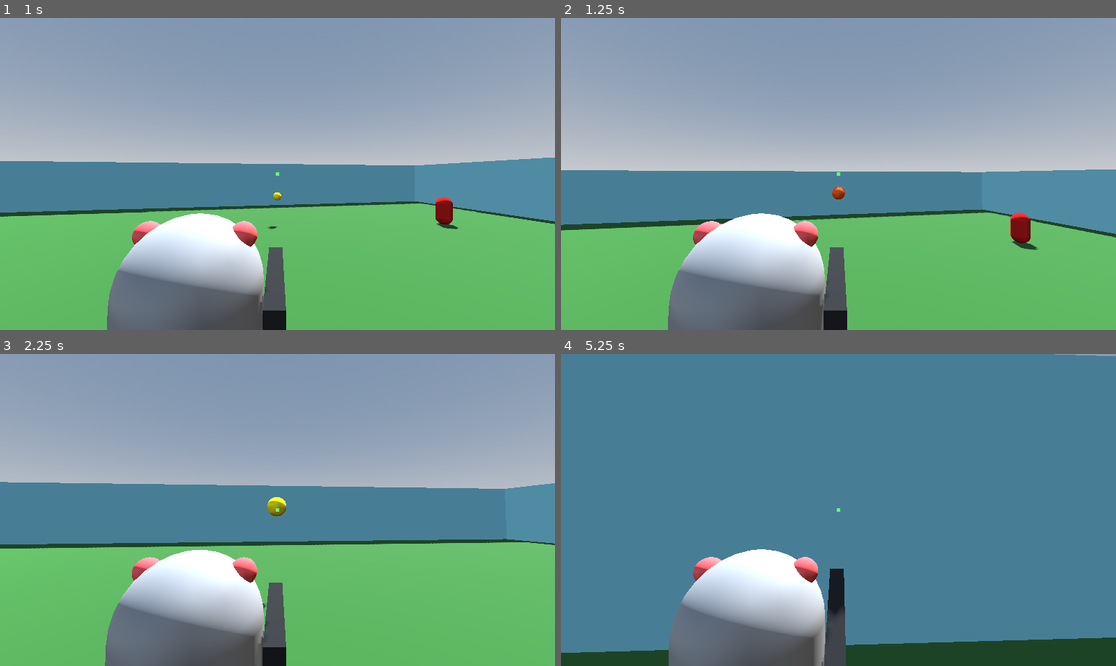
Above: before the commit, frames 1-4 (two rows, left to right).
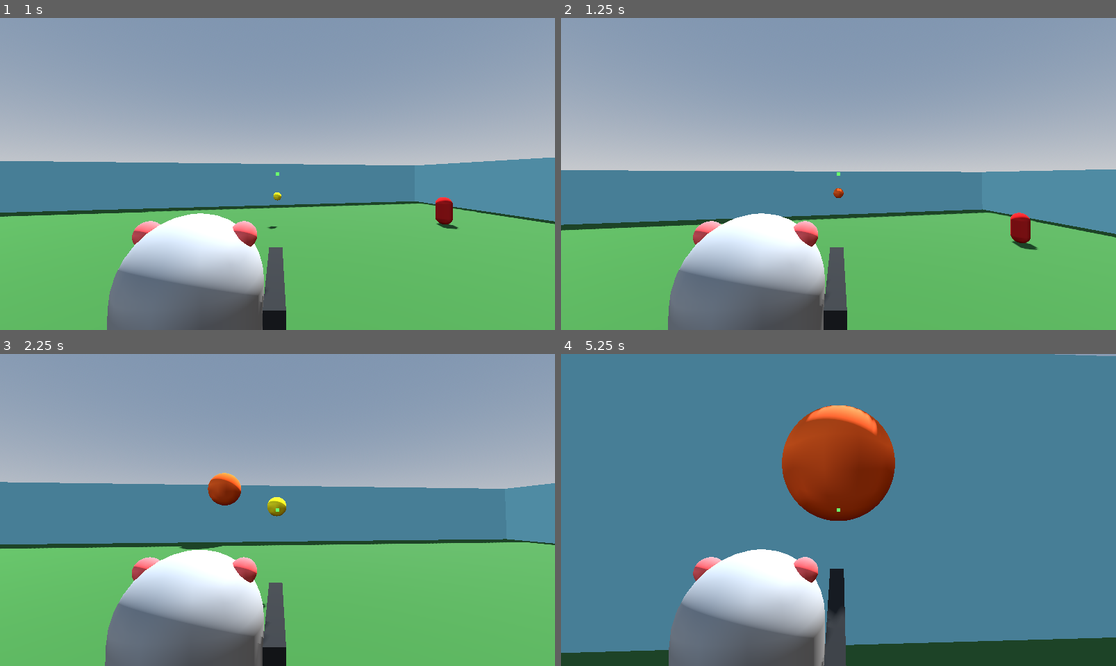
Above: after the commit, the same moments.

Repository: adrian-deguzman/over-the-shoulder-tps
Game: Godot game, scene res://scenes/world.tscn
Same seed, same stepped clock (60 frames per second), same inputs: the game is played once before the commit and once after it.
Inputs (mouse positions are in pixels of both pictures, inside the frame that each line leads up to):
- Up to frame 1 (1 s): tap Enter at 0.5 s; move the mouse to (305, 174) at 0.52 s; hold W (up) from 0.53 s (still down); click (305, 174) at 0.6 s; tap Space (jump) at 0.77, 0.8 s
- Up to frame 2 (1.25 s): keep holding W (up); tap Space (jump) at 1.07 s
- Up to frame 3 (2.25 s): keep holding W (up); move the mouse to (249, 510) at 1.27 s; tap Space (jump) at 1.35, 1.52, 1.82 s; click (249, 510) at 1.55 s; move the mouse to (288, 503) at 2.02 s; click (288, 503) at 2.1 s
- Up to frame 4 (5.25 s): keep holding W (up); tap Space (jump) at 2.3, 3.02, 3.32, 3.6, 3.77, 4.07, 4.52, 4.82 s; move the mouse to (832, 516) at 2.77 s; click (832, 516) at 2.85 s; move the mouse to (877, 513) at 3.52 s; move the mouse to (794, 506) at 4.27 s; click (794, 506) at 4.35 s; move the mouse to (844, 510) at 5.02 s; click (844, 510) at 5.1 s

Frame 1 is identical in both runs. In frame 2, less than 0.1% of the frame differs, in the area x 48-52%, y 54-59%; in frame 3, 0.5%; in frame 4, 5.9%, in the area x 39-61%, y 16-54%.

Commit message:
updated: comments

Diff:
--- a/barrion-deguzman-tps/scripts/Player.gd
+++ b/barrion-deguzman-tps/scripts/Player.gd
@@ -7,88 +7,77 @@
 @onready var head: Node3D = $Head
 @onready var camera: Camera3D = $Head/Camera3D
 
-# We need the aim ray and the muzzle to calculate shooting
 @onready var aim_ray: RayCast3D = $Head/Camera3D/AimRay
 @onready var muzzle: Marker3D = $Head/Gun/Muzzle
-@onready var gun: Node3D = $Head/Gun # NEW: Reference to the gun
+@onready var gun: Node3D = $Head/Gun
 
-# Preload the bullet scene we just created
+# load the bullet scene for shooting
 var bullet_scene = preload("res://scenes/Bullet.tscn")
 
 func _ready():
 	Input.set_mouse_mode(Input.MOUSE_MODE_CAPTURED)
 
-	# NEW: Ensure the camera's aim ray doesn't accidentally hit the player's own body
-	# (This is a major cause of aiming jitter!)
+	# stop aim ray from hitting the player
 	aim_ray.add_exception(self)
 
 func _unhandled_input(event):
 	if event is InputEventMouseMotion:
-		# FIX 1: Rotate the entire actor (CharacterBody3D) left and right
+		# rotate whole body so actor matches camera direction
 		rotate_y(-event.relative.x * SENSITIVITY)
 
-		# FIX 3: Rotate the Head up and down instead of just the Camera.
-		# Because the Gun is a child of the Head, this makes the gun
-		# pitch up and down in perfect sync with your crosshair view!
+		# tilt head and gun up and down for aiming
 		head.rotate_x(-event.relative.y * SENSITIVITY)
 		head.rotation.x = clamp(head.rotation.x, deg_to_rad(-40), deg_to_rad(60))
 
 func _physics_process(delta: float) -> void:
-	# Add the gravity.
 	if not is_on_floor():
 		velocity += get_gravity() * delta
 
-	# Handle jump.
 	if Input.is_action_just_pressed("jump") and is_on_floor():
 		velocity.y = JUMP_VELOCITY
 
-	# NEW: Smooth Convergent Aiming Logic
+	# figure out exactly where the crosshair is pointing
 	var target_position: Vector3
 	if aim_ray.is_colliding():
 		target_position = aim_ray.get_collision_point()
 	else:
 		target_position = aim_ray.to_global(aim_ray.target_position)
 
-	# NEW: Interpolate the gun's rotation to look at the target smoothly.
-	# This completely fixes the violent vibrating/stuttering!
+	# smoothly point the gun at the crosshair target
 	var distance_to_target = gun.global_position.distance_to(target_position)
-	if distance_to_target > 1.0: # Prevent aggressive snapping if target is right in your face
+	if distance_to_target > 1.0:
 		var target_transform = gun.global_transform.looking_at(target_position, Vector3.UP)
 		gun.global_transform = gun.global_transform.interpolate_with(target_transform, 15.0 * delta)
 
-	# Handle Shooting
 	if Input.is_action_just_pressed("shoot"):
 		shoot(target_position)
 
-	# Get the input direction and handle the movement/deceleration.
 	var input_dir = Input.get_vector("left", "right", "up", "down")
 
-	# FIX 2: Use the actor's main transform basis instead of the head's
+	# make movement relative to the camera view
 	var direction = (transform.basis * Vector3(input_dir.x, 0, input_dir.y)).normalized()
 
 	if direction:
 		velocity.x = direction.x * SPEED
 		velocity.z = direction.z * SPEED
 	else:
-		velocity.x = 0.0 # move_toward(velocity.x, 0, SPEED)
-		velocity.z = 0.0 # move_toward(velocity.z, 0, SPEED)
+		velocity.x = 0.0
+		velocity.z = 0.0
 
 	move_and_slide()
 
-# Function to handle the actual firing logic
 func shoot(target_pos: Vector3):
 	var bullet = bullet_scene.instantiate()
 
-	# Add the bullet to the main scene tree, NOT as a child of the player.
-	# If it's a child of the player, it will drag with you when you move!
+	# spawn bullet independent of player so it doesn't drag
 	get_tree().root.add_child(bullet)
 
-	# Start the bullet exactly at the tip of the gun
+	# start bullet at gun tip
 	bullet.global_position = muzzle.global_position
 
-	# Point the bullet directly at the target
+	# aim bullet straight at target
 	bullet.look_at(target_pos, Vector3.UP)
 
-	# NEW: Pass the player as an exception so the bullet's raycast doesn't hit you
+	# stop bullet from hitting player when it spawns
 	if bullet.has_method("add_exception"):
 		bullet.add_exception(self)
--- a/barrion-deguzman-tps/scripts/bullet.gd
+++ b/barrion-deguzman-tps/scripts/bullet.gd
@@ -1,68 +1,57 @@
 extends Node3D
 
-var speed: float = 40.0 # Make sure this is slow enough to track!
-var max_distance: float = 100.0 # The set distance before the bullet despawns
-var traveled_distance: float = 0.0 # Counter to track how far it has flown
+# slow enough to be visually trackable
+var speed: float = 40.0
+var max_distance: float = 100.0
+var traveled_distance: float = 0.0
 
 @onready var raycast: RayCast3D = $RayCast3D
 
-# Preload the explosion scene.
-# Make sure this path exactly matches where you saved Explosion.tscn!
+# load the explosion effect for impacts
 var explosion_scene = preload("res://scenes/explosion.tscn")
 
-# NEW: Store exceptions so the bullet doesn't hit the player immediately
+# prevent hitting the player who shot it
 var _exceptions: Array = []
 
 func _ready() -> void:
-	# Apply any exceptions added by the player when the bullet enters the tree
 	for node in _exceptions:
 		raycast.add_exception(node)
 
-# NEW: Method called by the player to pass themselves as an exception
 func add_exception(node: CollisionObject3D) -> void:
 	_exceptions.append(node)
 	if raycast != null:
 		raycast.add_exception(node)
 
 func _physics_process(delta: float) -> void:
-	# Calculate how far the bullet will move this exact frame
+	# short-distance raycast per frame to check for hits
 	var move_distance = speed * delta
 
-	# Point the raycast forward exactly that distance
 	raycast.target_position = Vector3(0, 0, -move_distance)
-	raycast.force_raycast_update() # Force it to check immediately
+	raycast.force_raycast_update()
 
 	if raycast.is_colliding():
-		# It hit something!
 		var collider = raycast.get_collider()
 
-		# NEW: Check if the object we hit is an enemy.
-		# We do this by checking if the object has the "take_damage" function we just made.
+		# check if we hit an enemy to deal damage
 		if collider and collider.has_method("take_damage"):
 			collider.take_damage()
 
-		# Spawn the standard small explosion at the impact point
+		# spawn small explosion on impact
 		spawn_explosion(raycast.get_collision_point())
 
-		# Destroy the bullet.
 		queue_free()
 	else:
-		# If no collision, move the bullet forward
+		# move projectile physically so it is not a hitscan
 		global_translate(-global_basis.z * move_distance)
 
-		# Add the distance moved this frame to our total traveled distance
 		traveled_distance += move_distance
 
-		# Clean up memory if the bullet has flown past the set maximum distance
 		if traveled_distance >= max_distance:
 			queue_free()
 
-# Helper function to spawn the explosion
 func spawn_explosion(impact_point: Vector3):
 	var explosion = explosion_scene.instantiate()
 
-	# Add it to the main world tree, not the bullet (since the bullet is about to be deleted!)
 	get_tree().root.add_child(explosion)
 
-	# Move the explosion to the exact 3D coordinate where the raycast hit
 	explosion.global_position = impact_point
--- a/barrion-deguzman-tps/scripts/enemy.gd
+++ b/barrion-deguzman-tps/scripts/enemy.gd
@@ -1,12 +1,11 @@
 extends StaticBody3D
 
-# Enemy requires exactly 3 hits to destroy
+# takes exactly 3 hits to destroy
 var health: int = 3
 
-# Preload the explosion scene to use when dying
+# load the explosion effect
 var explosion_scene = preload("res://scenes/explosion.tscn")
 
-# Function called by the bullet when it hits this body
 func take_damage() -> void:
 	health -= 1
 
@@ -17,13 +16,11 @@
 	var big_explosion = explosion_scene.instantiate()
 	get_tree().root.add_child(big_explosion)
 
-	# Place the explosion where the enemy was
+	# put the explosion exactly where the enemy died
 	big_explosion.global_position = global_position
 
-	# NEW: Satisfy the "bigger explosion if destroyed" rubric requirement!
-	# Because you exported these variables in explosion.gd, we can alter them here.
-	big_explosion.expansion_speed = 100.0 # Expands much faster
-	big_explosion.lifetime = 0.25 # Lasts much longer, making the final size huge!
+	# make a bigger explosion when destroyed to meet specs
+	big_explosion.expansion_speed = 100.0
+	big_explosion.lifetime = 0.25
 
-	# Remove the enemy from the game
 	queue_free()
--- a/barrion-deguzman-tps/scripts/explosion.gd
+++ b/barrion-deguzman-tps/scripts/explosion.gd
@@ -1,14 +1,15 @@
 extends Node3D
 
-# @export makes these variables visible in the Godot Inspector panel!
-@export var expansion_speed: float = 30.0
-@export var lifetime: float = 0.05 # Increasing this will make the final explosion bigger!
+# export to let enemy script trigger a bigger explosion
+@export var expansion_speed: float = 10.0
+# explosion size
+@export var lifetime: float = 0.2
 
 func _ready() -> void:
-	# Wait for the custom lifetime, then delete itself
+	# wait a bit then remove from game
 	await get_tree().create_timer(lifetime).timeout
 	queue_free()
 
 func _process(delta: float) -> void:
-	# Make the explosion rapidly expand based on the custom speed
+	# rapidly grow the shape
 	scale += Vector3.ONE * expansion_speed * delta
